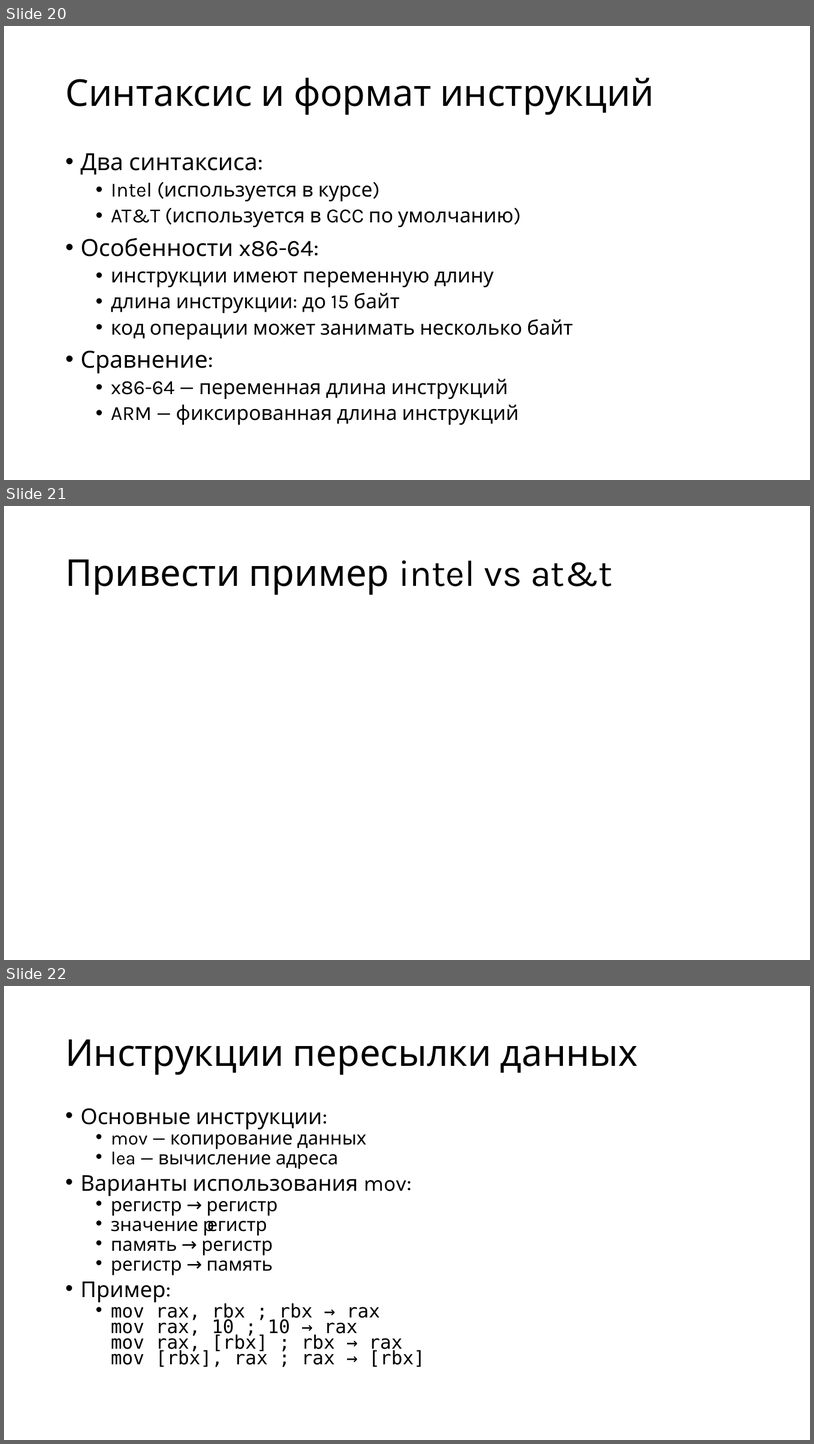
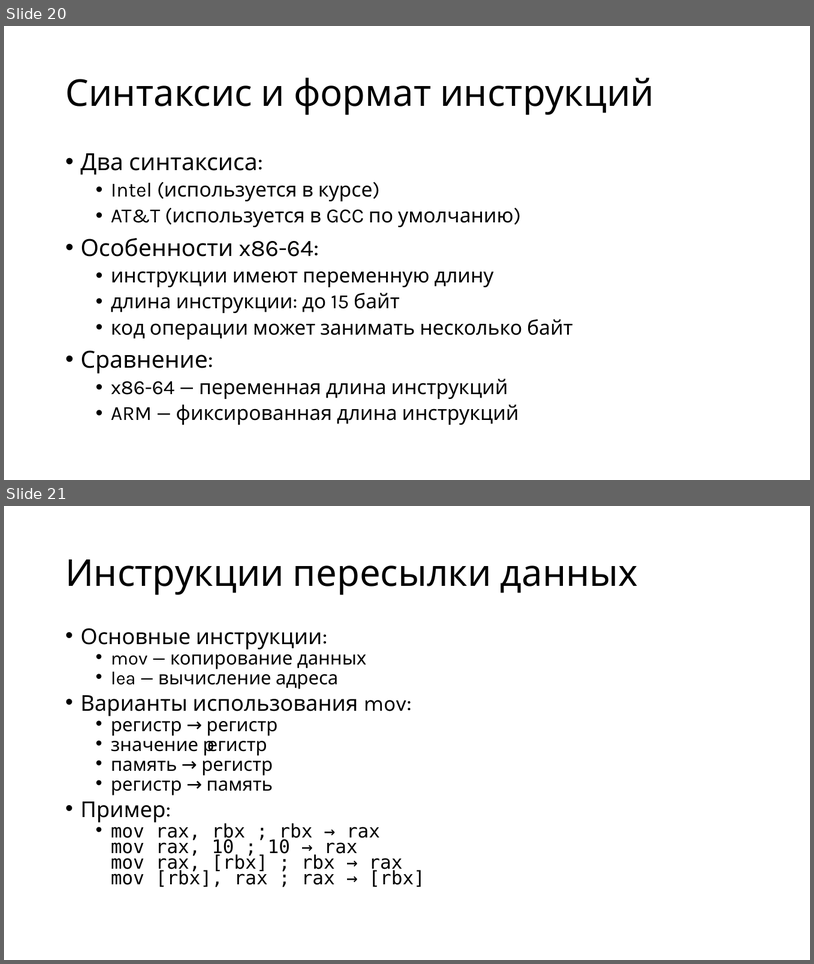
Before and after one commit to alexey-malov/mpp, a slide deck: lectures/13/Intel x86-64 Assembly.pptx. Shown one above the other, each under a label of ours: slides 20, 21 and 22 before the commit, slides 20 and 21 after it. The pictures are 814x1444 and 814x964 pixels, drawn with LibreOffice and Linux fonts; fonts in the diff are those of the drawing. Boxes give left, top, right and bottom in pixels: in the first picture for what was removed or moved away, otherwise in the second. Text is boxed around its words. In the diff, an @@ line names an element or a change of style, - is before the commit and + after.

```diff
--- a/lectures/13/Intel x86-64 Assembly.pptx
+++ b/lectures/13/Intel x86-64 Assembly.pptx
@@ slide 21 removed at bbox=[4, 506, 810, 960], background #FFFFFF @@
@@ title removed at bbox=[65, 559, 612, 595] @@
-Привести пример intel vs at&t
@@ what was slide 22 is now slide 21 @@
```
Also in this commit, not shown: 46 slides added, 2 other files.
